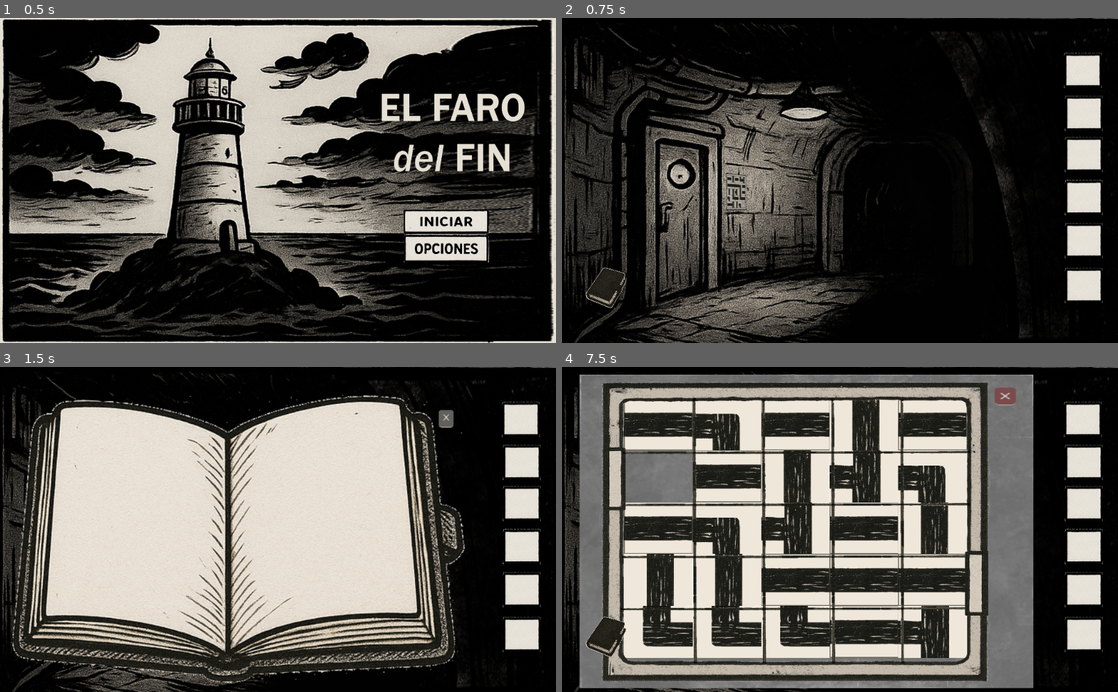
Above: before the commit, frames 1-4 (two rows, left to right).
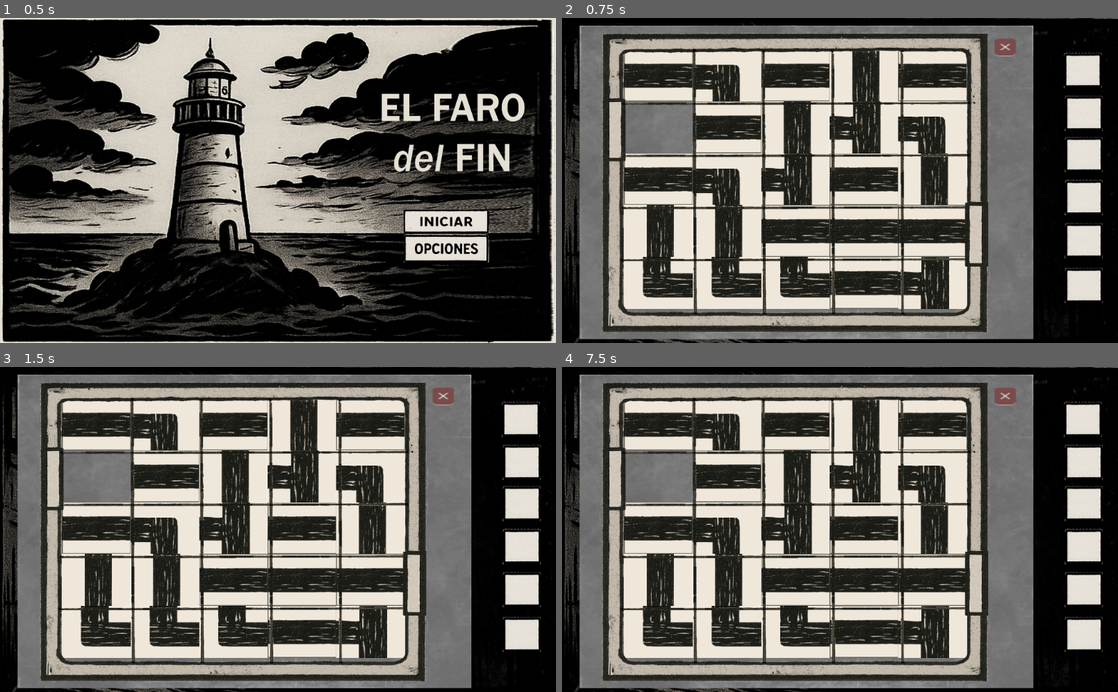
Above: after the commit, the same moments.

Repository: MicaelaEdith/godot-2d
Game: Godot game, scene res://Menu.tscn
The game is run twice, just before and just after one commit, with the same random seed, the same clock (stepped at 60 frames per second) and the same inputs.
Inputs (mouse positions are in pixels of both pictures, inside the frame that each line leads up to):
- Up to frame 1 (0.5 s): no input
- Up to frame 2 (0.75 s): click (1006, 222) at 0.5 s
- Up to frame 3 (1.5 s): click (44, 636) at 1.25 s
- Up to frame 4 (7.5 s): click "X" (after the commit: "x") at 2 s; click (1084, 415) at 2.75 s; click (1084, 454) at 3.5 s; click (1084, 497) at 4.25 s; click (1084, 542) at 5 s; click (1084, 584) at 5.75 s; click (1084, 627) at 6.5 s; click (734, 539) at 7.25 s

Frame 1 is identical in both runs. In frame 2, 72% of the frame differs, in the area x 3-85%, y 2-99%; in frame 3, 58%; in frame 4, 0.4%.

Commit message:
tiles - puzzle1

Diff:
--- a/Capitulo1.tscn
+++ b/Capitulo1.tscn
@@ -21,124 +21,6 @@
 
 [sub_resource type="GDScript" id=41]
 
-[sub_resource type="StyleBoxEmpty" id=1]
-
-[sub_resource type="StyleBoxEmpty" id=2]
-
-[sub_resource type="StyleBoxEmpty" id=3]
-
-[sub_resource type="StyleBoxEmpty" id=4]
-
-[sub_resource type="StyleBoxEmpty" id=5]
-
-[sub_resource type="StyleBoxEmpty" id=6]
-
-[sub_resource type="StyleBoxEmpty" id=7]
-
-[sub_resource type="StyleBoxEmpty" id=8]
-
-[sub_resource type="StyleBoxEmpty" id=9]
-
-[sub_resource type="StyleBoxEmpty" id=10]
-
-[sub_resource type="StyleBoxEmpty" id=11]
-
-[sub_resource type="StyleBoxEmpty" id=12]
-
-[sub_resource type="StyleBoxEmpty" id=13]
-
-[sub_resource type="StyleBoxEmpty" id=14]
-
-[sub_resource type="StyleBoxEmpty" id=15]
-
-[sub_resource type="StyleBoxEmpty" id=16]
-
-[sub_resource type="StyleBoxEmpty" id=17]
-
-[sub_resource type="StyleBoxEmpty" id=18]
-
-[sub_resource type="StyleBoxEmpty" id=19]
-
-[sub_resource type="StyleBoxEmpty" id=20]
-
-[sub_resource type="StyleBoxEmpty" id=21]
-
-[sub_resource type="StyleBoxEmpty" id=22]
-
-[sub_resource type="StyleBoxEmpty" id=23]
-
-[sub_resource type="StyleBoxEmpty" id=24]
-
-[sub_resource type="StyleBoxEmpty" id=25]
-
-[sub_resource type="StyleBoxEmpty" id=26]
-
-[sub_resource type="StyleBoxEmpty" id=27]
-
-[sub_resource type="StyleBoxEmpty" id=28]
-
-[sub_resource type="StyleBoxEmpty" id=29]
-
-[sub_resource type="StyleBoxEmpty" id=30]
-
-[sub_resource type="StyleBoxFlat" id=36]
-bg_color = Color( 0.952941, 0.905882, 0.905882, 0.164706 )
-
-[sub_resource type="StyleBoxEmpty" id=37]
-
-[sub_resource type="StyleBoxEmpty" id=38]
-
-[sub_resource type="StyleBoxEmpty" id=39]
-
-[sub_resource type="StyleBoxEmpty" id=40]
-
-[sub_resource type="StyleBoxFlat" id=42]
-bg_color = Color( 0.0666667, 0.0588235, 0.0588235, 1 )
-border_width_bottom = 1
-corner_radius_top_left = 3
-corner_radius_top_right = 3
-corner_radius_bottom_right = 3
-corner_radius_bottom_left = 3
-expand_margin_left = 1.0
-expand_margin_top = 1.0
-
-[sub_resource type="StyleBoxFlat" id=47]
-bg_color = Color( 0.0901961, 0.0901961, 0.0901961, 0 )
-corner_radius_top_left = 3
-corner_radius_top_right = 3
-corner_radius_bottom_right = 3
-corner_radius_bottom_left = 3
-expand_margin_left = 1.0
-
-[sub_resource type="StyleBoxEmpty" id=44]
-
-[sub_resource type="StyleBoxEmpty" id=45]
-
-[sub_resource type="StyleBoxFlat" id=46]
-bg_color = Color( 0.482353, 0.294118, 0.294118, 1 )
-border_width_bottom = 1
-border_color = Color( 0.686275, 0.686275, 0.67451, 1 )
-corner_radius_top_left = 3
-corner_radius_top_right = 3
-corner_radius_bottom_right = 3
-corner_radius_bottom_left = 3
-expand_margin_left = 1.0
-expand_margin_top = 1.0
-
-[sub_resource type="StyleBoxTexture" id=48]
-texture = ExtResource( 6 )
-region_rect = Rect2( 0, 0, 550, 470 )
-
-[sub_resource type="StyleBoxEmpty" id=50]
-
-[sub_resource type="StyleBoxEmpty" id=51]
-
-[sub_resource type="StyleBoxEmpty" id=52]
-
-[sub_resource type="StyleBoxTexture" id=49]
-texture = ExtResource( 5 )
-region_rect = Rect2( 0, 0, 550, 470 )
-
 [sub_resource type="StyleBoxFlat" id=53]
 bg_color = Color( 0.6, 0.6, 0.6, 0 )
 
@@ -161,8 +43,151 @@
 expand_margin_top = 3.0
 expand_margin_bottom = 3.0
 
+[sub_resource type="StyleBoxEmpty" id=1]
+
+[sub_resource type="StyleBoxEmpty" id=2]
+
+[sub_resource type="StyleBoxEmpty" id=3]
+
+[sub_resource type="StyleBoxEmpty" id=4]
+
+[sub_resource type="StyleBoxEmpty" id=5]
+
+[sub_resource type="StyleBoxEmpty" id=6]
+
+[sub_resource type="StyleBoxEmpty" id=7]
+
+[sub_resource type="StyleBoxEmpty" id=8]
+
+[sub_resource type="StyleBoxEmpty" id=9]
+
+[sub_resource type="StyleBoxEmpty" id=10]
+
+[sub_resource type="StyleBoxEmpty" id=11]
+
+[sub_resource type="StyleBoxEmpty" id=12]
+
+[sub_resource type="StyleBoxEmpty" id=13]
+
+[sub_resource type="StyleBoxEmpty" id=14]
+
+[sub_resource type="StyleBoxEmpty" id=15]
+
+[sub_resource type="StyleBoxEmpty" id=16]
+
+[sub_resource type="StyleBoxEmpty" id=17]
+
+[sub_resource type="StyleBoxEmpty" id=18]
+
+[sub_resource type="StyleBoxEmpty" id=19]
+
+[sub_resource type="StyleBoxEmpty" id=20]
+
+[sub_resource type="StyleBoxEmpty" id=21]
+
+[sub_resource type="StyleBoxEmpty" id=22]
+
+[sub_resource type="StyleBoxEmpty" id=23]
+
+[sub_resource type="StyleBoxEmpty" id=24]
+
+[sub_resource type="StyleBoxEmpty" id=25]
+
+[sub_resource type="StyleBoxEmpty" id=26]
+
+[sub_resource type="StyleBoxEmpty" id=27]
+
+[sub_resource type="StyleBoxEmpty" id=28]
+
+[sub_resource type="StyleBoxEmpty" id=29]
+
+[sub_resource type="StyleBoxEmpty" id=30]
+
+[sub_resource type="StyleBoxFlat" id=36]
+bg_color = Color( 0.952941, 0.905882, 0.905882, 0.164706 )
+
+[sub_resource type="StyleBoxEmpty" id=37]
+
+[sub_resource type="StyleBoxEmpty" id=38]
+
+[sub_resource type="StyleBoxEmpty" id=39]
+
+[sub_resource type="StyleBoxEmpty" id=40]
+
+[sub_resource type="StyleBoxTexture" id=48]
+texture = ExtResource( 6 )
+region_rect = Rect2( 0, 0, 550, 470 )
+
+[sub_resource type="StyleBoxEmpty" id=50]
+
+[sub_resource type="StyleBoxEmpty" id=51]
+
+[sub_resource type="StyleBoxEmpty" id=52]
+
+[sub_resource type="StyleBoxTexture" id=49]
+texture = ExtResource( 5 )
+region_rect = Rect2( 0, 0, 550, 470 )
+
+[sub_resource type="StyleBoxFlat" id=42]
+bg_color = Color( 0.0666667, 0.0588235, 0.0588235, 1 )
+border_width_bottom = 1
+corner_radius_top_left = 3
+corner_radius_top_right = 3
+corner_radius_bottom_right = 3
+corner_radius_bottom_left = 3
+expand_margin_left = 1.0
+expand_margin_top = 1.0
+
+[sub_resource type="StyleBoxFlat" id=47]
+bg_color = Color( 0.0901961, 0.0901961, 0.0901961, 0 )
+corner_radius_top_left = 3
+corner_radius_top_right = 3
+corner_radius_bottom_right = 3
+corner_radius_bottom_left = 3
+expand_margin_left = 1.0
+
+[sub_resource type="StyleBoxEmpty" id=44]
+
+[sub_resource type="StyleBoxEmpty" id=45]
+
+[sub_resource type="StyleBoxFlat" id=46]
+bg_color = Color( 0.482353, 0.294118, 0.294118, 1 )
+border_width_bottom = 1
+border_color = Color( 0.686275, 0.686275, 0.67451, 1 )
+corner_radius_top_left = 3
+corner_radius_top_right = 3
+corner_radius_bottom_right = 3
+corner_radius_bottom_left = 3
+expand_margin_left = 1.0
+expand_margin_top = 1.0
+
 [node name="Capitulo1" type="Node2D"]
 script = SubResource( 41 )
+
+[node name="Libreta" type="TextureRect" parent="."]
+visible = false
+margin_left = 23.0
+margin_top = 49.0
+margin_right = 723.0
+margin_bottom = 499.0
+rect_scale = Vector2( 1.18971, 1.18971 )
+texture = ExtResource( 18 )
+
+[node name="Button" type="Button" parent="Libreta"]
+margin_left = 664.026
+margin_top = 28.5783
+margin_right = 676.026
+margin_bottom = 48.5783
+rect_scale = Vector2( 1.23083, 1.02132 )
+custom_colors/icon_color_pressed = Color( 0, 0, 0, 1 )
+custom_styles/hover = SubResource( 53 )
+custom_styles/pressed = SubResource( 54 )
+custom_styles/focus = SubResource( 55 )
+custom_styles/disabled = SubResource( 56 )
+custom_styles/normal = SubResource( 57 )
+text = "X"
+script = ExtResource( 11 )
+puzzle_node_path = NodePath("..")
 
 [node name="imgFondo" type="TextureRect" parent="."]
 margin_left = -34.0
@@ -346,13 +371,27 @@
 script = ExtResource( 7 )
 puzzle_node_path = NodePath("../puzzle1")
 
+[node name="btnLibreta" type="Button" parent="."]
+margin_left = 44.0
+margin_top = 460.0
+margin_right = 56.0
+margin_bottom = 480.0
+rect_scale = Vector2( 6.20182, 3.84105 )
+custom_styles/hover = SubResource( 48 )
+custom_styles/pressed = SubResource( 50 )
+custom_styles/focus = SubResource( 51 )
+custom_styles/disabled = SubResource( 52 )
+custom_styles/normal = SubResource( 49 )
+script = ExtResource( 7 )
+puzzle_node_path = NodePath("../Libreta")
+
 [node name="puzzle1" type="Control" parent="."]
-visible = false
 margin_left = 46.0
 margin_top = 40.0
 margin_right = 86.0
 margin_bottom = 80.0
 rect_scale = Vector2( 23.5765, 12.9968 )
+mouse_filter = 2
 
 [node name="fondo" type="TextureRect" parent="puzzle1"]
 margin_left = -2.46007
@@ -360,6 +399,7 @@
 margin_right = 1077.54
 margin_bottom = 916.153
 rect_scale = Vector2( 0.0355257, 0.052865 )
+mouse_filter = 2
 texture = ExtResource( 9 )
 
 [node name="GridContainer" type="Control" parent="puzzle1/fondo"]
@@ -369,6 +409,7 @@
 margin_bottom = 927.881
 rect_min_size = Vector2( 0.5, 0.5 )
 rect_scale = Vector2( 0.785092, 0.859949 )
+mouse_filter = 2
 script = ExtResource( 8 )
 
 [node name="ficha-horizontal1" type="TextureRect" parent="puzzle1/fondo/GridContainer"]
@@ -662,42 +703,3 @@
 icon_align = 1
 script = ExtResource( 11 )
 puzzle_node_path = NodePath("..")
-
-[node name="btnLibreta" type="Button" parent="."]
-margin_left = 44.0
-margin_top = 460.0
-margin_right = 56.0
-margin_bottom = 480.0
-rect_scale = Vector2( 6.20182, 3.84105 )
-custom_styles/hover = SubResource( 48 )
-custom_styles/pressed = SubResource( 50 )
-custom_styles/focus = SubResource( 51 )
-custom_styles/disabled = SubResource( 52 )
-custom_styles/normal = SubResource( 49 )
-script = ExtResource( 7 )
-puzzle_node_path = NodePath("../Libreta")
-
-[node name="Libreta" type="TextureRect" parent="."]
-visible = false
-margin_left = 23.0
-margin_top = 49.0
-margin_right = 723.0
-margin_bottom = 499.0
-rect_scale = Vector2( 1.18971, 1.18971 )
-texture = ExtResource( 18 )
-
-[node name="Button" type="Button" parent="Libreta"]
-margin_left = 664.026
-margin_top = 28.5783
-margin_right = 676.026
-margin_bottom = 48.5783
-rect_scale = Vector2( 1.23083, 1.02132 )
-custom_colors/icon_color_pressed = Color( 0, 0, 0, 1 )
-custom_styles/hover = SubResource( 53 )
-custom_styles/pressed = SubResource( 54 )
-custom_styles/focus = SubResource( 55 )
-custom_styles/disabled = SubResource( 56 )
-custom_styles/normal = SubResource( 57 )
-text = "X"
-script = ExtResource( 11 )
-puzzle_node_path = NodePath("..")
--- a/scripts/puzzles/puzzle1.gd
+++ b/scripts/puzzles/puzzle1.gd
@@ -7,20 +7,30 @@
 
 func _ready():
 	tiles = get_children()
+	print("Tiles detectados:", tiles.size())
+	for t in tiles:
+		print("Tile:", t.name, "mouse_filter:", t.mouse_filter)
 
 	for i in range(tiles.size()):
 		var t = tiles[i]
 		if t is TextureRect:
+			# conectar input de cada tile al handler
 			if not t.is_connected("gui_input", self, "_on_tile_input"):
 				t.connect("gui_input", self, "_on_tile_input", [t])
 
+			# posicionar las tiles en la grilla manualmente
 			var pos = index_to_grid(i)
 			t.rect_position = Vector2(pos.y * tile_size.x, pos.x * tile_size.y)
 
+			# guardar posición inicial de la vacía
 			if "es_vacia" in t and t.es_vacia:
 				empty_pos = pos
 
-#helpers
+func _gui_input(event):
+	if event is InputEventMouseButton and event.pressed:
+		print("El contenedor Puzzle recibió un clic")
+
+# helpers
 func index_to_grid(index: int) -> Vector2:
 	var row = int(index / GRID_SIZE)
 	var col = index % GRID_SIZE
@@ -34,18 +44,23 @@
 	var dy = int(pos1.y) - int(pos2.y)
 	return (abs(dx) == 1 and dy == 0) or (abs(dy) == 1 and dx == 0)
 
-#evento clic ficha
+# evento clic ficha
 func _on_tile_input(event, tile_node):
 	if event is InputEventMouseButton and event.pressed and event.button_index == BUTTON_LEFT:
+		print("Click detectado en:", tile_node.name)
 		var index = tiles.find(tile_node)
 		if index == -1:
 			return
 		var clicked_pos = index_to_grid(index)
 
 		if is_adjacent(clicked_pos, empty_pos):
+			print("Moviendo ficha:", tile_node.name, "a", empty_pos)
 			swap_tiles(clicked_pos, empty_pos)
 
-#intercambiar posiciones
+
+
+
+# intercambiar posiciones
 func swap_tiles(tile_pos: Vector2, empty: Vector2):
 	var tile_index = grid_to_index(tile_pos)
 	var empty_index = grid_to_index(empty)
@@ -53,12 +68,13 @@
 	var tile_node = tiles[tile_index]
 	var empty_node = tiles[empty_index]
 
-	#intercambio array
+	# intercambio en el array
 	tiles[tile_index] = empty_node
 	tiles[empty_index] = tile_node
 
-	#actualizar posiciones físicas
+	# actualizar posiciones visuales
 	tile_node.rect_position = Vector2(empty.y * tile_size.x, empty.x * tile_size.y)
 	empty_node.rect_position = Vector2(tile_pos.y * tile_size.x, tile_pos.x * tile_size.y)
 
+	# actualizar posición de la vacía
 	empty_pos = tile_pos
--- a/scripts/puzzles/tile.gd
+++ b/scripts/puzzles/tile.gd
@@ -4,20 +4,10 @@
 export(bool) var sur
 export(bool) var este
 export(bool) var oeste
+export(bool) var es_vacia = false
 
 var conectado = false
-export(bool) var es_vacia = false
-
 
 func _ready():
-	mouse_filter = Control.MOUSE_FILTER_STOP
-
-func _gui_input(event):
-	if event is InputEventMouseButton and event.pressed and event.button_index == BUTTON_LEFT:
-		_on_tile_clicked()
-
-func _on_tile_clicked():
-	if es_vacia:
-		print("Tile vacía clickeada:", name)
-	else:
-		print("Tile clickeada:", name, "| N:", norte, " S:", sur, " E:", este, " O:", oeste)
+	# Este valor asegura que el nodo capture clics
+	mouse_filter = MOUSE_FILTER_STOP
